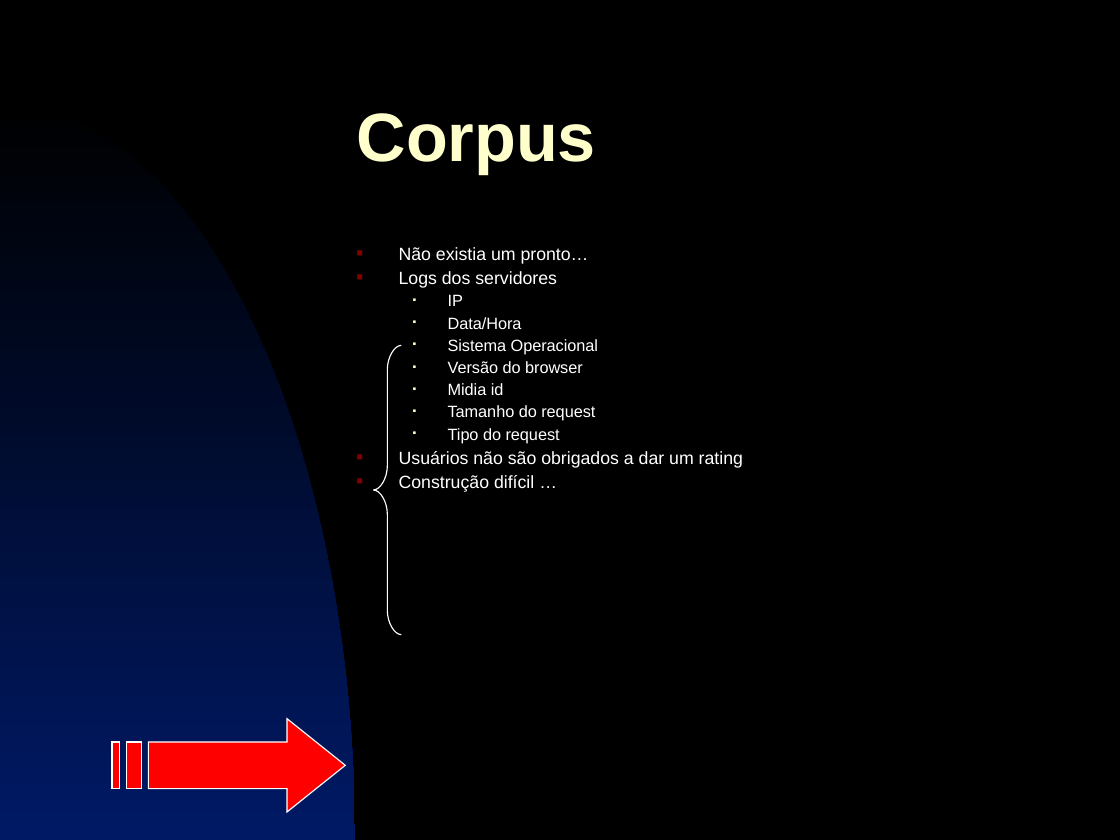
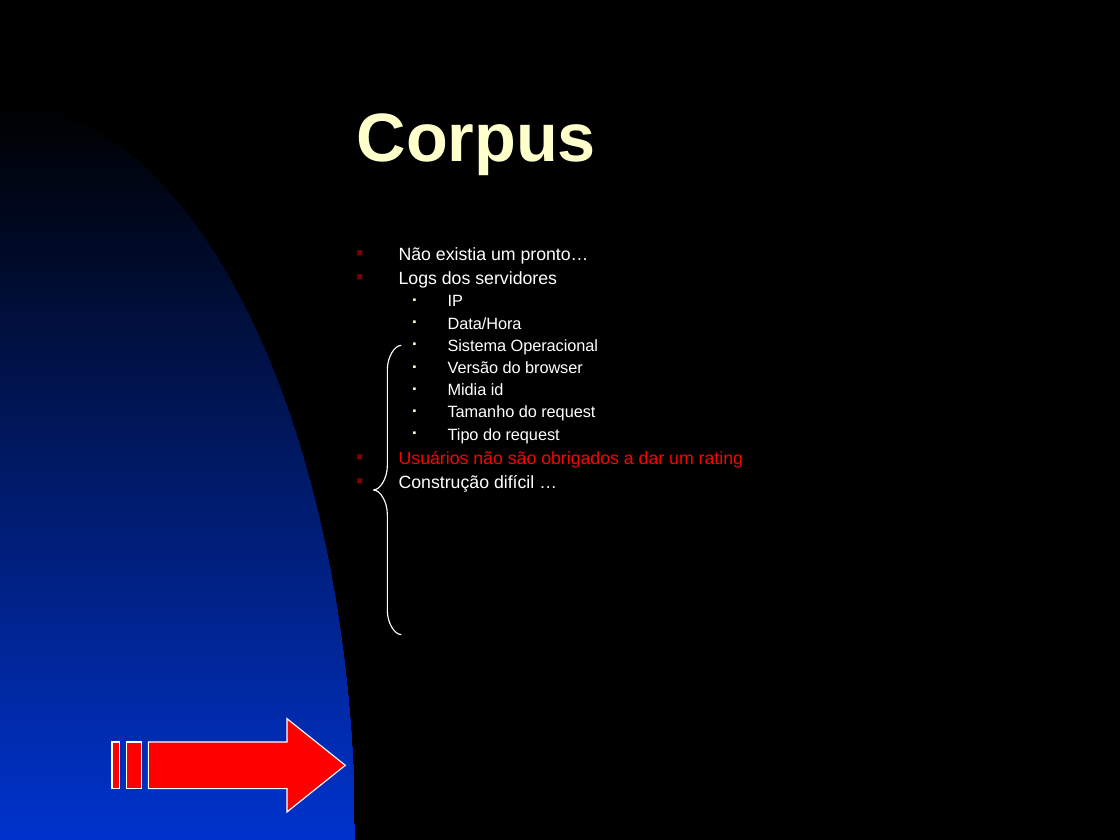
Before and after one commit to brunofms/inf2915_rsvd-video-recommendation, a slide deck: slide 3 of presentation/trabalho_am.ppt (slide 6 before the commit). Drawn at 1120x840 pixels with LibreOffice and Linux fonts; fonts in the diff are those of the drawing. Boxes give left, top, right and bottom in pixels: in the first picture for what was removed or moved away, otherwise in the second. Text is boxed around its words. In the diff, an @@ line names an element or a change of style, - is before the commit and + after.

Commit message:
Detalahdno o corpus e os resultados de treino e teste na apresentação

```diff
--- a/presentation/trabalho_am.ppt
+++ b/presentation/trabalho_am.ppt
@@ freeform shape removed at <box>0,103,355,840</box> @@
@@ freeform shape added at <box>0,103,355,840</box>, fill gradient #000000 to #0033CC @@
@@ text at <box>399,451,743,468</box>: text colour #FFFFFF to #FF0000 in "Usuários não são obrigados a dar um ..." @@
@@ freeform shape at <box>112,719,345,812</box>: outline redrawn @@
```
Also in this commit, not shown: 13 other slides changed, 3 slides added.
